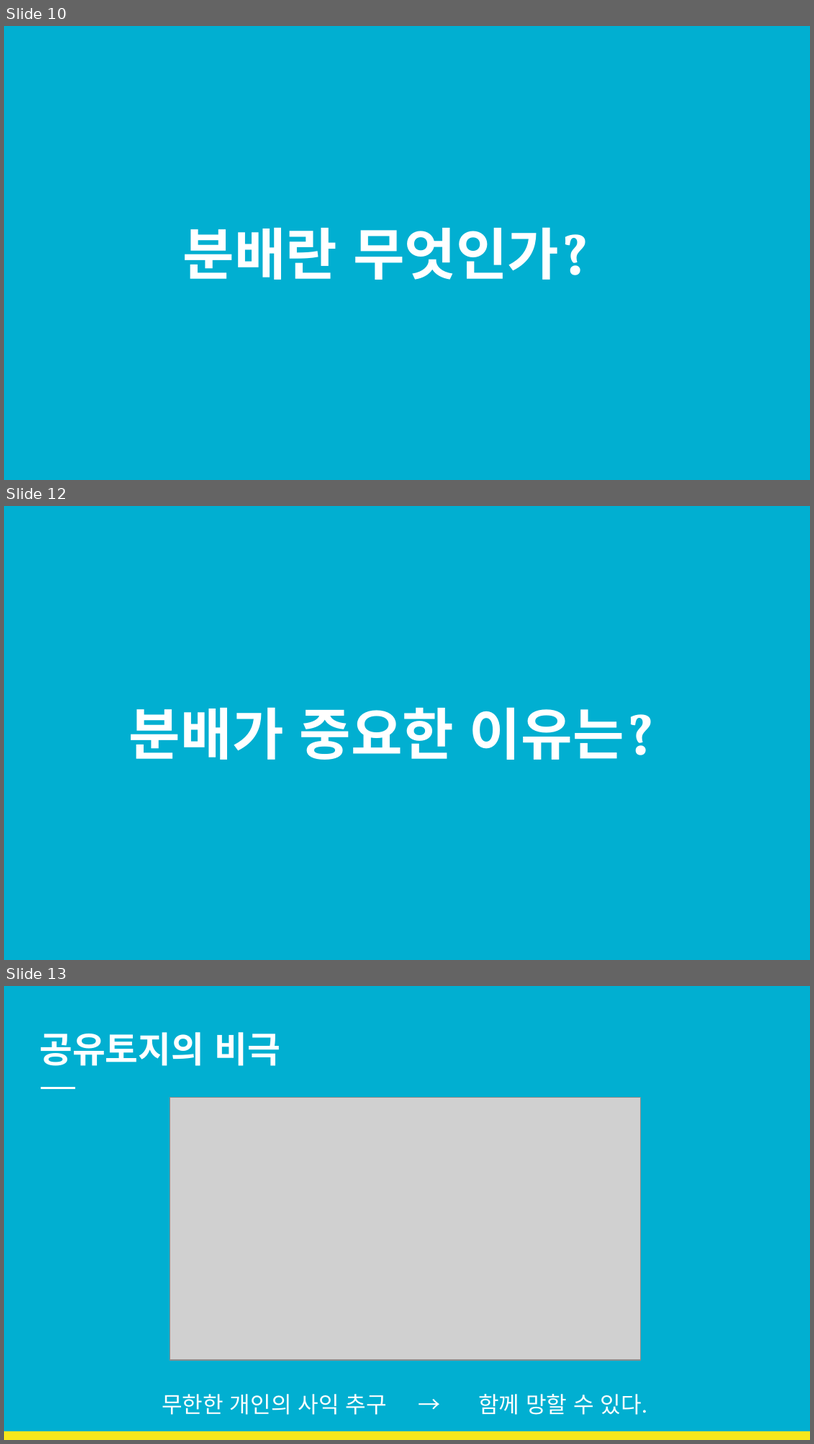
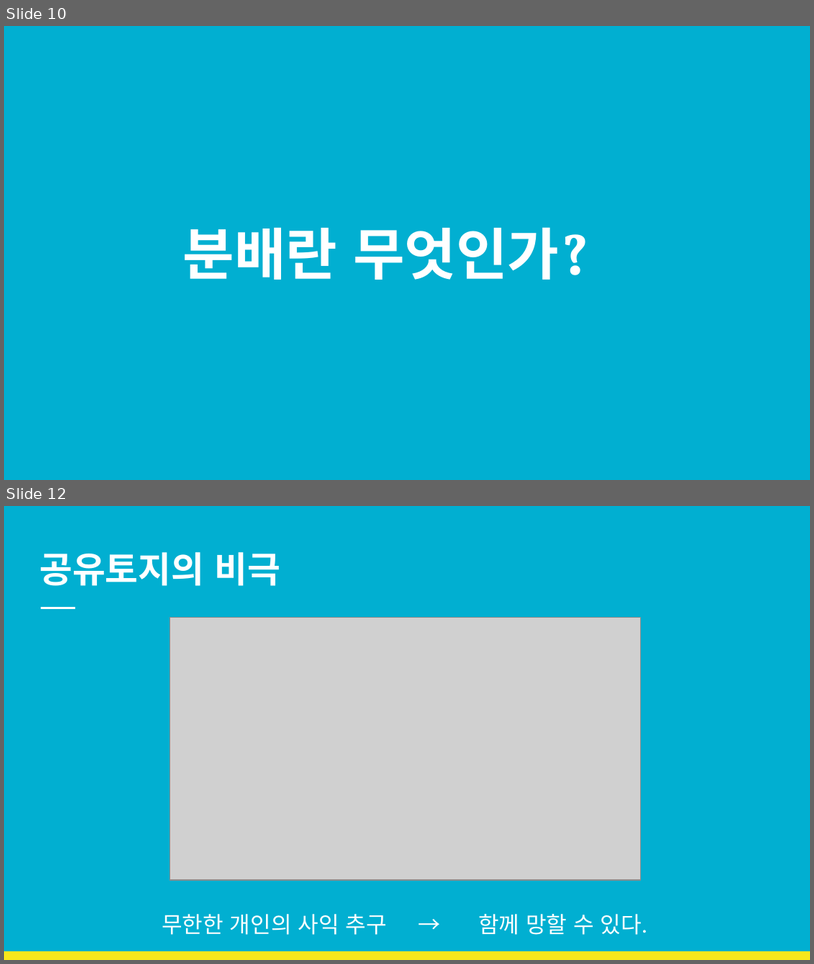
Before and after one commit to arith3/scv, a slide deck: 현장 학습.pptx. Shown one above the other, each under a label of ours: slides 10, 12 and 13 before the commit, slides 10 and 12 after it; the slides between them are not shown. The pictures are 814x1444 and 814x964 pixels, drawn with LibreOffice and Linux fonts; fonts in the diff are those of the drawing; grey boxes stand for pictures. Boxes give left, top, right and bottom in pixels: in the first picture for what was removed or moved away, otherwise in the second. Text is boxed around its words. In the diff, an @@ line names an element or a change of style, - is before the commit and + after.

```diff
--- a/현장 학습.pptx
+++ b/현장 학습.pptx
@@ slide 12 removed at (4,506,810,960), background #01AFD1 @@
@@ title removed at (129,707,655,759) @@
-분배가 중요한 이유는?
@@ what was slide 13 is now slide 12 @@
```
Also in this commit, not shown: 3 slides changed, 1 slide added, 1 other slide removed, 1 other file.
